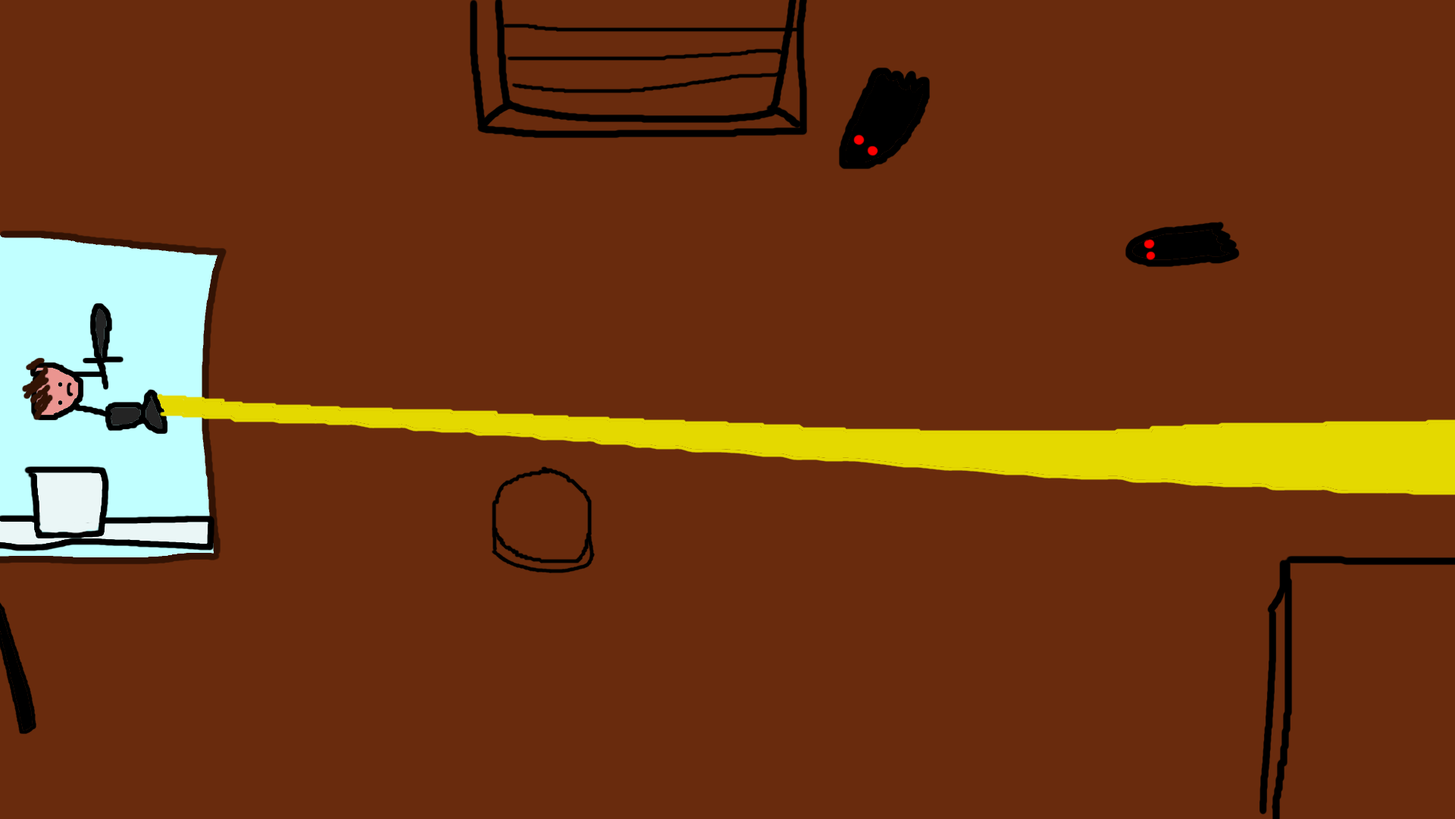
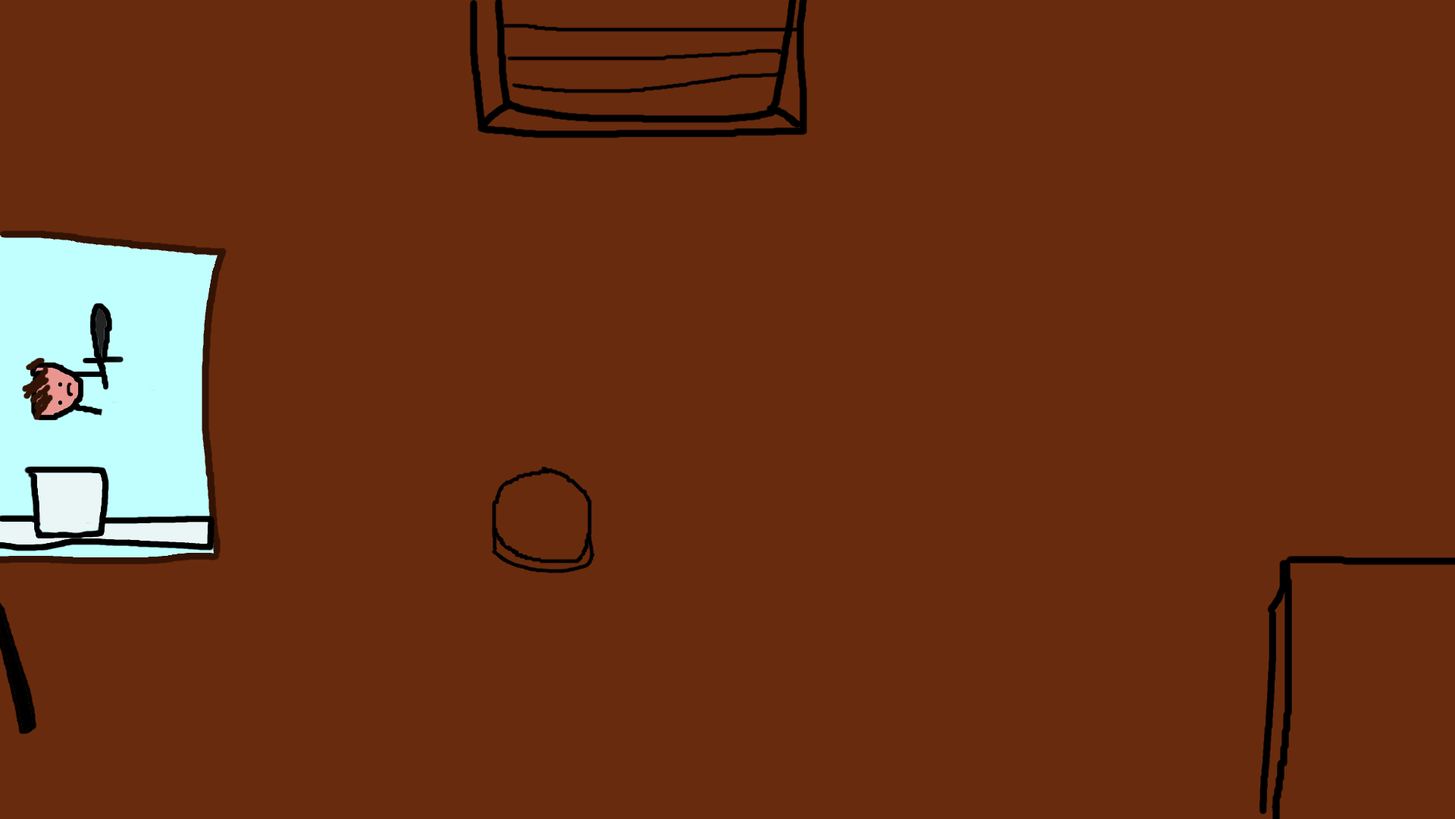
Layered file, before and after one edit (1455x819). Changes by layer:
hid "shadow" over [839, 67, 1241, 267]
added layer "knigth without ligth" above "knight" over [100, 356, 202, 430]
hid "knight" over [100, 356, 1455, 495]
